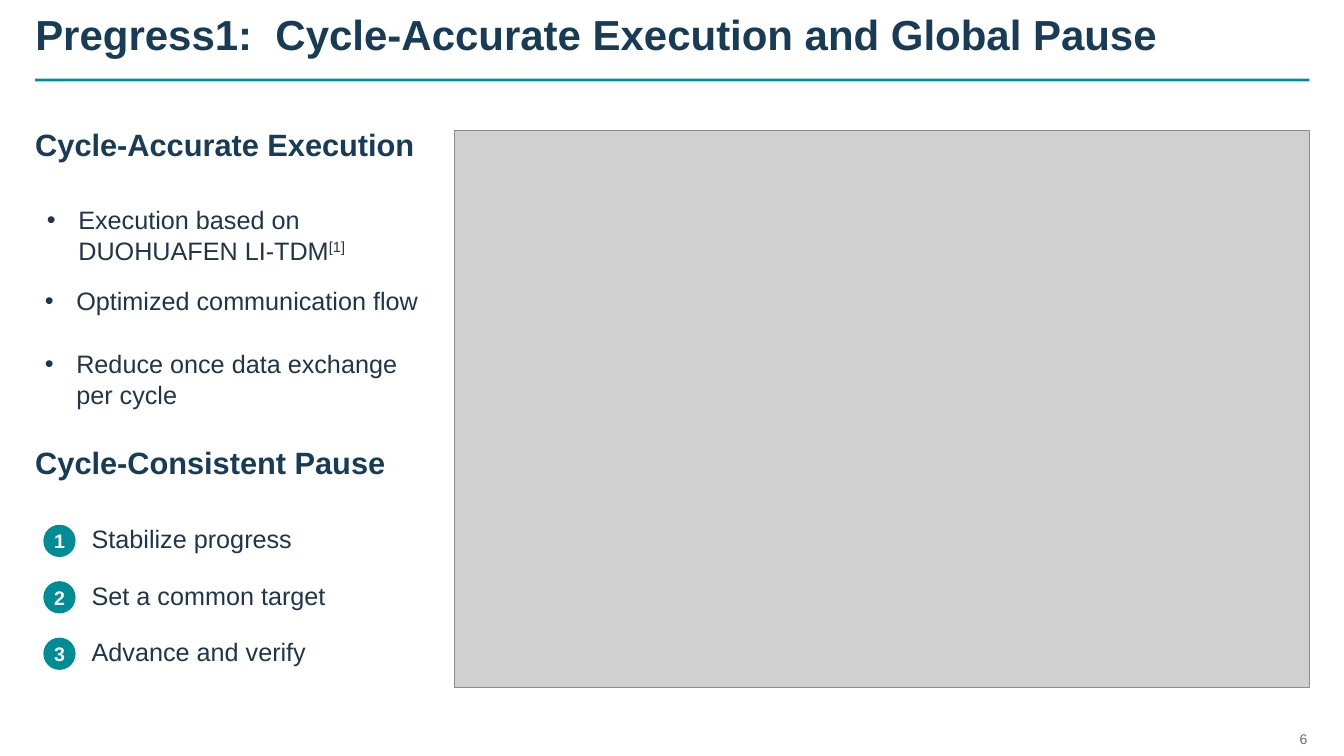
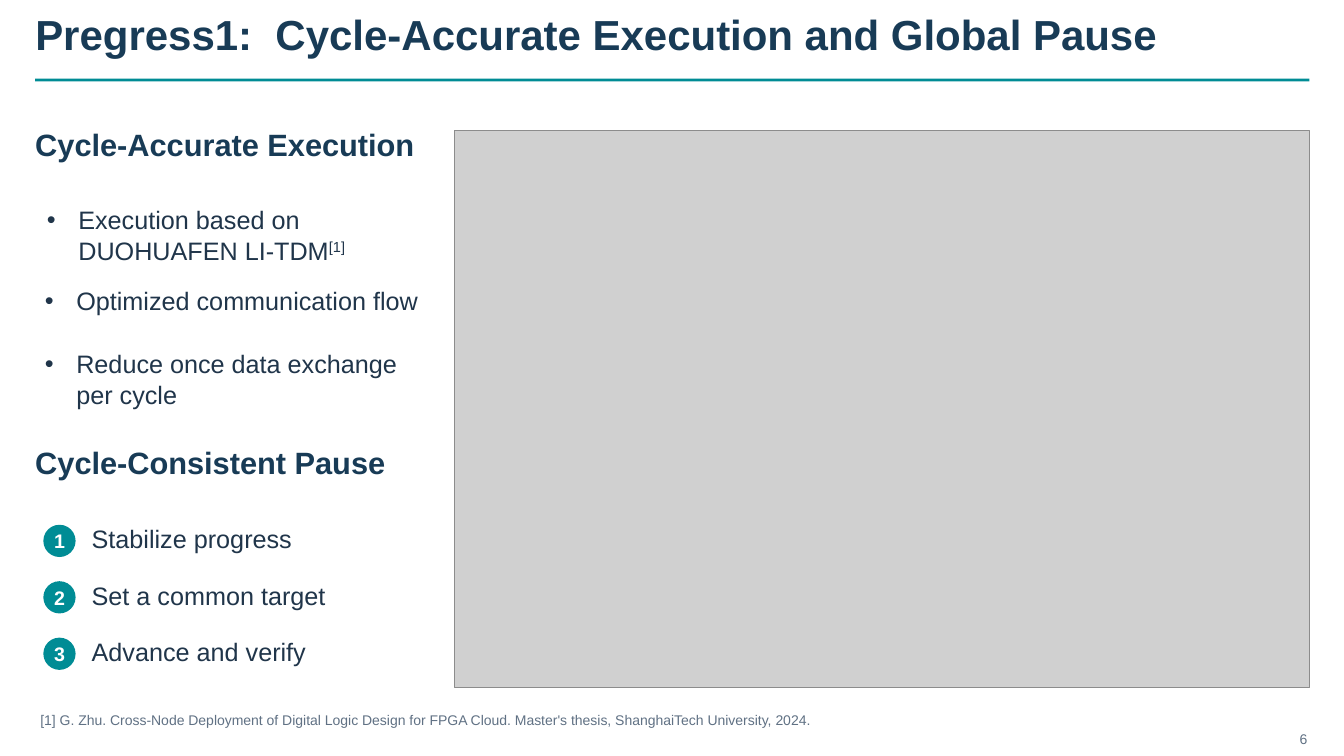
Before and after one commit to euphgh/shtthesis, a slide deck: slide 8 of pptx/midterm/REMUS_Midterm_Final.pptx. Drawn at 1344x756 pixels with LibreOffice and Linux fonts; fonts in the diff are those of the drawing; grey boxes stand for pictures. Boxes give left, top, right and bottom in pixels: in the first picture for what was removed or moved away, otherwise in the second. Text is boxed around its words. In the diff, an @@ line names an element or a change of style, - is before the commit and + after.

```diff
--- a/pptx/midterm/REMUS_Midterm_Final.pptx
+++ b/pptx/midterm/REMUS_Midterm_Final.pptx
@@ text added at [40,715,811,728], 10 pt, text #607184 @@
+[1] G. Zhu. Cross-Node Deployment of Digital Logic Design for FPGA Cloud. Master's thesis, ShanghaiTech University, 2024.
```
Also in this commit, not shown: 3 other slides changed, 54 other files.
